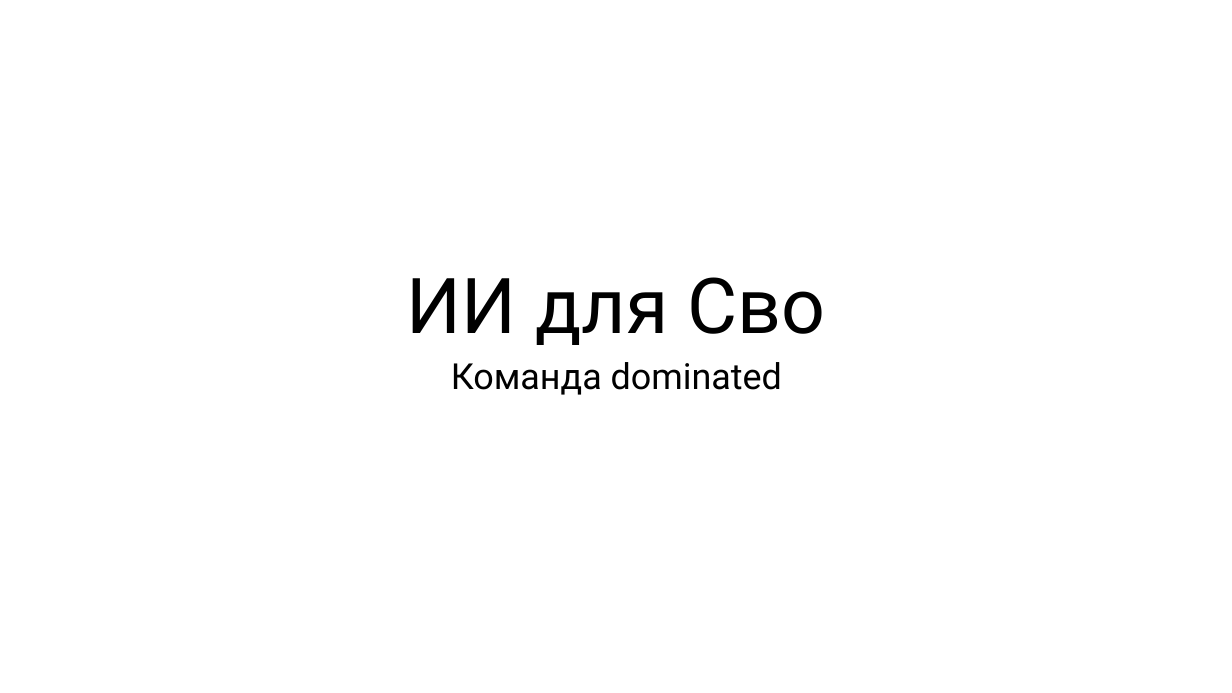
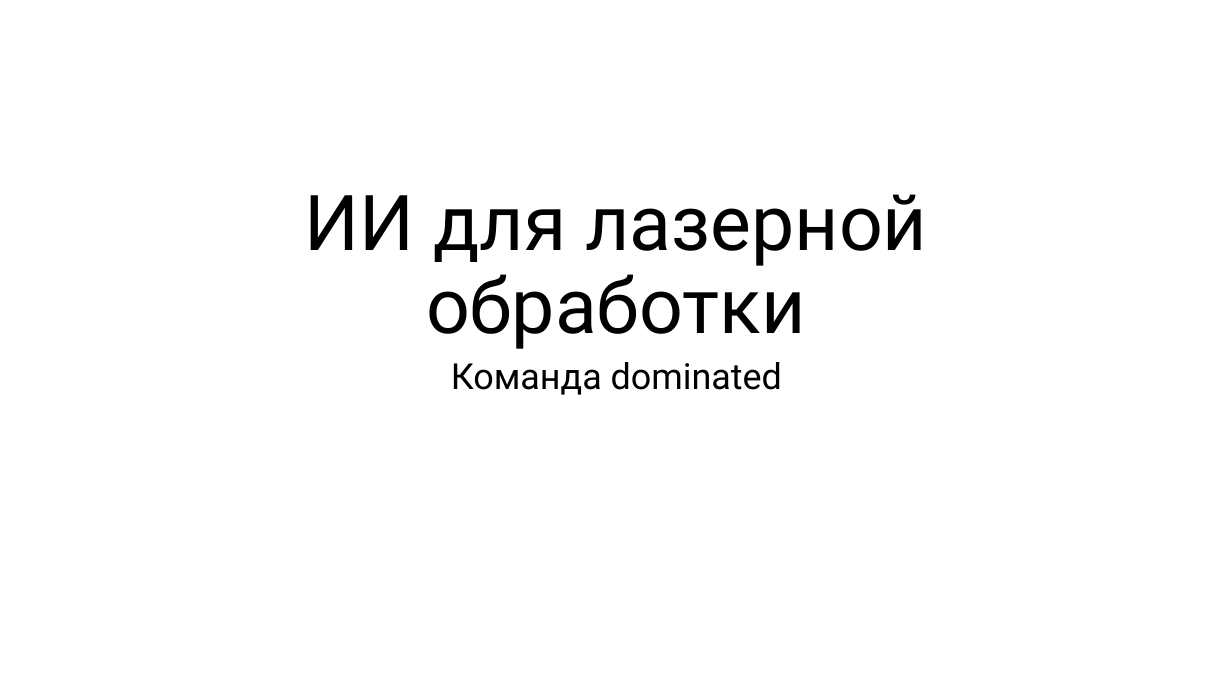
Before and after one commit to gamr416/laser_mephi, a slide deck: slide 1 of Презентация 14.pptx. Drawn at 1232x693 pixels with LibreOffice and Linux fonts; fonts in the diff are those of the drawing. Boxes give left, top, right and bottom in pixels: in the first picture for what was removed or moved away, otherwise in the second. Text is boxed around its words. In the diff, an @@ line names an element or a change of style, - is before the commit and + after.

Commit message:
presa 2

```diff
--- a/Презентация 14.pptx
+++ b/Презентация 14.pptx
@@ title at <box>304,194,927,349</box>: text changed @@
-ИИ для Сво
+ИИ для лазерной обработки
```
